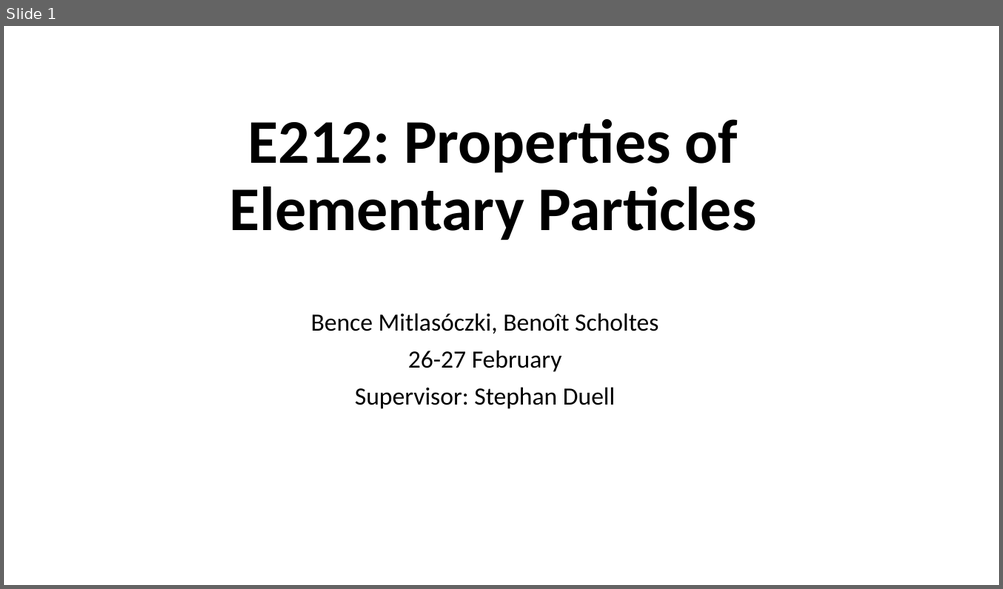
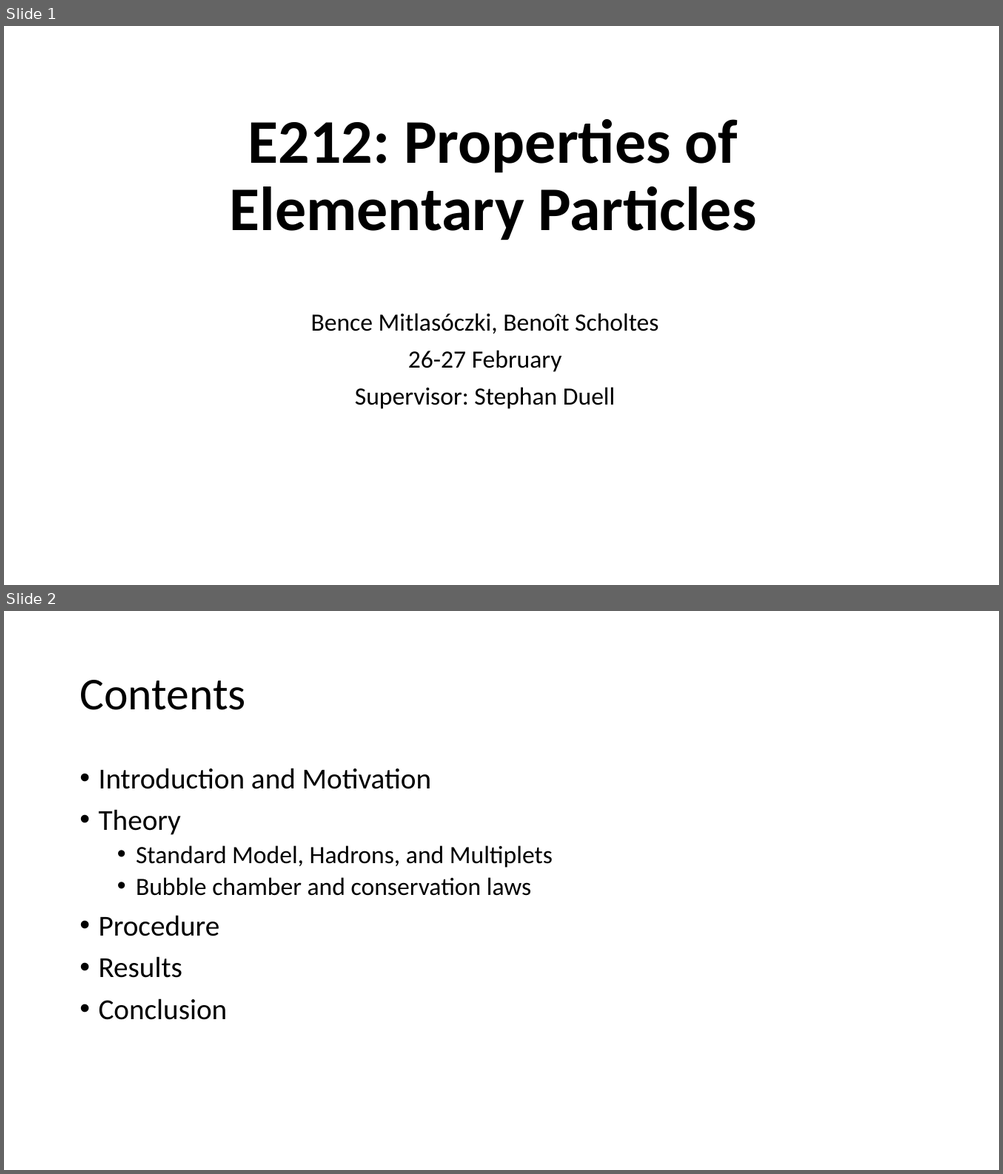
Before and after one commit to mitlabence/Lab18, a slide deck: Presentation/E212.pptx. Shown one above the other, each under a label of ours: slide 1 before the commit, slides 1 and 2 after it. The pictures are 1003x589 and 1003x1174 pixels, drawn with LibreOffice and Linux fonts; fonts in the diff are those of the drawing. Boxes give left, top, right and bottom in pixels: in the first picture for what was removed or moved away, otherwise in the second. Text is boxed around its words. In the diff, an @@ line names an element or a change of style, - is before the commit and + after.

```diff
--- a/Presentation/E212.pptx
+++ b/Presentation/E212.pptx
@@ slide 2 added at <box>4,611,999,1170</box>, background #FFFFFF @@
@@ title added at <box>79,680,245,710</box>, 44 pt, text #000000 @@
+Contents
@@ text added at <box>99,768,552,1020</box>, 24 pt, text #000000 @@
+• Introduction and Motivation
+• Theory
+  • Standard Model, Hadrons, and Multiplets
+  • Bubble chamber and conservation laws
+• Procedure
+• Results
+• Conclusion
```
Also in this commit, not shown: 3 slides changed, 29 other slides added, 15 other files.
